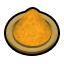
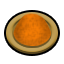
Before/after of a 64 × 64 layered artwork. What changed in the layer stack:
painted on "Layer 2" over [13, 9, 51, 46]
